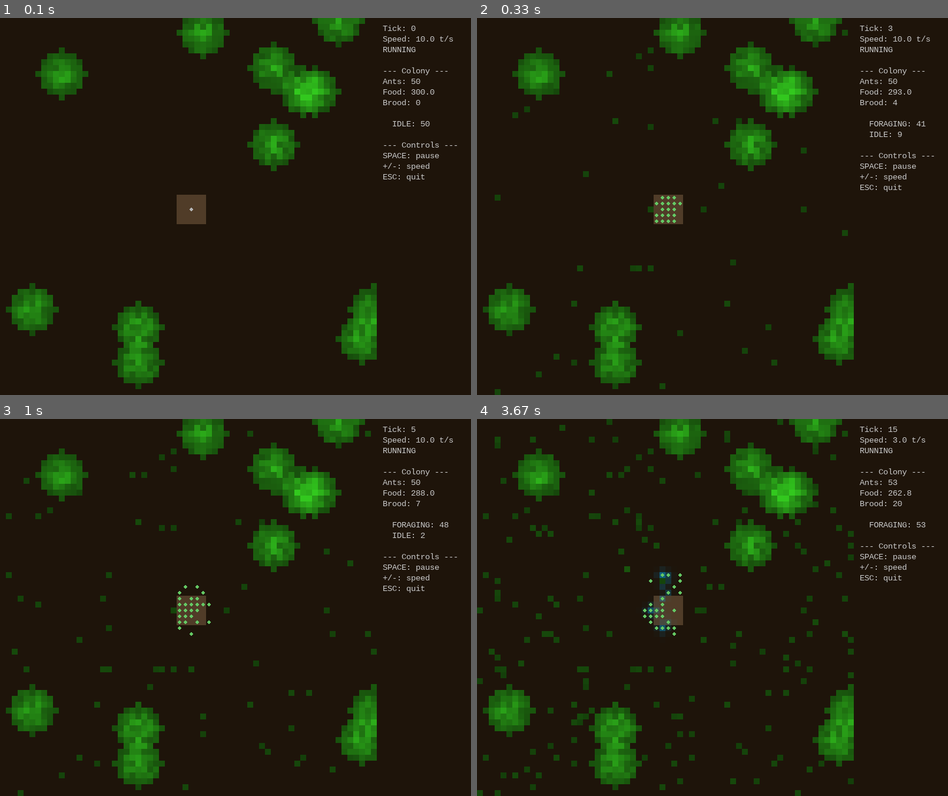
Above: before the commit, frames 1-4 (two rows, left to right).
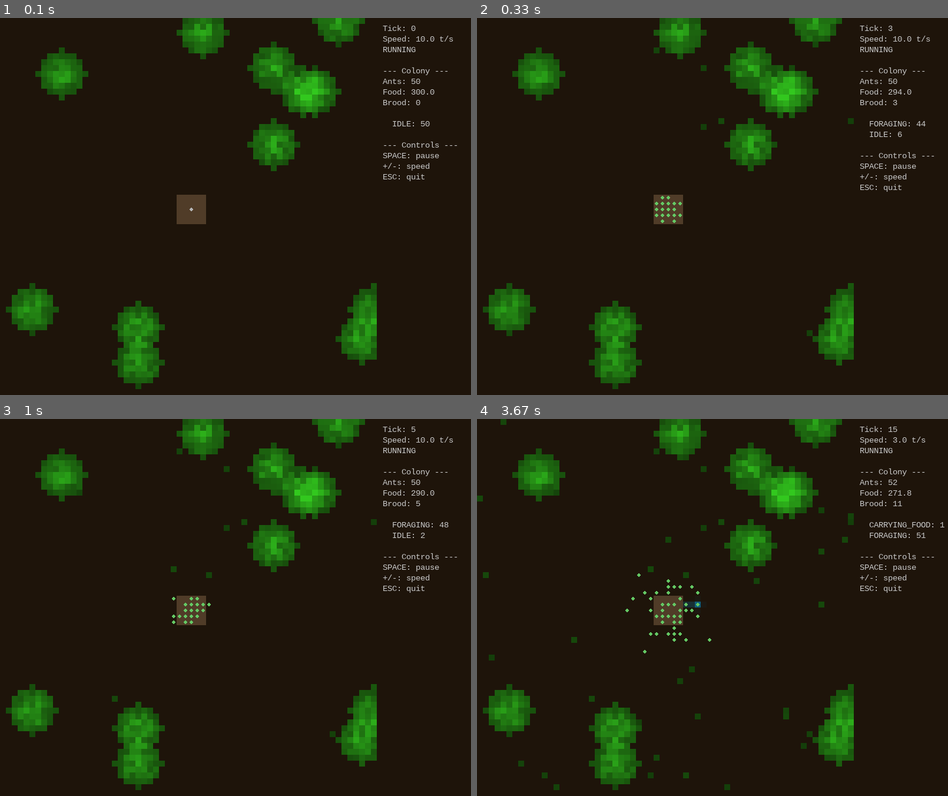
Above: after the commit, the same moments.

Repository: petrofang/anthemyr
Game: pygame game, started from anthemyr/__main__.py
Same seed, same stepped clock (60 frames per second), same inputs: the game is played once before the commit and once after it.
Inputs:
- Up to frame 1 (0.1 s): no input
- Up to frame 2 (0.33 s): no input
- Up to frame 3 (1 s): tap Space at 0.33, 0.73 s
- Up to frame 4 (3.67 s): tap Space at 1.03, 1.23, 1.57, 1.87, 2.07, 2.37, 2.63, 2.97, 3.27, 3.4 s; tap - at 2.15, 3.48 s

Frame 1 is identical in both runs. In frame 2, 0.9% of the frame differs, in the area x 3-96%, y 3-100%; in frame 3, 1.4%; in frame 4, 4.9%, in the area x 0-100%, y 0-100%.

Commit message:
feat: nature-inspired economy rebalancing
- Logarithmic egg-laying curve (ln(1+excess)) replaces linear scaling,
  cutting initial egg production ~40% and preventing brood explosions
- Brood cap: eggs cannot exceed current population size
- Adjacency-based food regrowth: food spreads from existing patches
  via neighbour density instead of uniform random drizzle
- Config: replaced food_regen_rate with base_regen_rate (spontaneous)
  and spread_regen_rate (adjacency-driven) fields
- Updated all tests (62 passing)

Diff:
--- a/anthemyr/colony/colony.py
+++ b/anthemyr/colony/colony.py
@@ -7,6 +7,7 @@
 
 from __future__ import annotations
 
+import math
 from dataclasses import dataclass, field
 from typing import TYPE_CHECKING
 
@@ -125,9 +126,12 @@
     ) -> None:
         """Queen lays eggs when per-capita food exceeds comfort level.
 
-        Egg-laying scales with how far above comfort the colony is,
-        creating a natural cap: as population grows, food-per-ant drops
-        and reproduction slows — a smooth density-dependent brake.
+        Egg-laying uses a logarithmic curve ``ln(1 + excess_ratio)`` so
+        that reproduction ramps quickly from zero but saturates as food
+        surplus grows — mirroring real colony reproductive response.
+
+        A brood cap prevents eggs from exceeding the current population,
+        stopping runaway brood explosions.
 
         Below comfort but above 50% comfort, a trickle of eggs (10%
         of normal rate) are still laid, preventing total reproductive
@@ -144,6 +148,10 @@
         n = len(self.ants)
         # Need at least 1 ant (the queen) and some food
         if n == 0 or self.food_stores < 1.0:
+            return
+
+        # Brood cap: don't allow more brood than current population
+        if self.brood_count >= n:
             return
 
         food_per_ant = self.food_stores / n
@@ -158,9 +166,9 @@
             )
             expected_eggs = egg_rate * 0.1 * stress_ratio
         else:
-            # Proportion above comfort: scales 0→∞ but we cap the egg output
+            # Log curve: ramps fast then saturates — nature-inspired
             excess_ratio = (food_per_ant - comfort_food_per_ant) / comfort_food_per_ant
-            expected_eggs = egg_rate * min(excess_ratio, 3.0)
+            expected_eggs = egg_rate * math.log(1.0 + excess_ratio)
 
         # Stochastic: fractional part becomes a probability
         whole = int(expected_eggs)
@@ -169,6 +177,8 @@
 
         # Cap eggs by available food (each egg costs 1 unit)
         eggs = min(eggs, int(self.food_stores))
+        # Also cap by brood headroom
+        eggs = min(eggs, n - self.brood_count)
         if eggs > 0:
             self.brood_count += eggs
             self.food_stores -= eggs
--- a/anthemyr/simulation/config.py
+++ b/anthemyr/simulation/config.py
@@ -29,7 +29,10 @@
         max_starvation_damage: Maximum HP lost per ant per tick when
             food-per-ant is zero.
         consumption_per_ant: Food consumed per ant per tick.
-        food_regen_rate: Probability per cell per tick of food regrowth.
+        base_regen_rate: Probability of spontaneous food regrowth per
+            empty cell per tick.
+        spread_regen_rate: Probability scaling for adjacency-driven food
+            spread from neighbouring cells.
         food_cap: Maximum food a cell can hold.
         egg_rate: Maximum eggs per tick at high food-per-ant.
         brood_mature_ticks: Ticks for brood to mature into an adult ant.
@@ -48,8 +51,9 @@
     max_starvation_damage: float = 0.04
     consumption_per_ant: float = 0.02
 
-    # Food regeneration
-    food_regen_rate: float = 0.003
+    # Food regeneration (adjacency-based spread)
+    base_regen_rate: float = 0.0005
+    spread_regen_rate: float = 0.02
     food_cap: float = 5.0
 
     # Brood development
@@ -94,9 +98,13 @@
                 "consumption_per_ant",
                 cls.consumption_per_ant,
             ),
-            food_regen_rate=data.get(
-                "food_regen_rate",
-                cls.food_regen_rate,
+            base_regen_rate=data.get(
+                "base_regen_rate",
+                cls.base_regen_rate,
+            ),
+            spread_regen_rate=data.get(
+                "spread_regen_rate",
+                cls.spread_regen_rate,
             ),
             food_cap=data.get("food_cap", cls.food_cap),
             egg_rate=data.get("egg_rate", cls.egg_rate),
--- a/anthemyr/simulation/engine.py
+++ b/anthemyr/simulation/engine.py
@@ -91,7 +91,8 @@
         # 1b. Regenerate food on the world grid
         self.world.regenerate_food(
             self.rng,
-            regen_rate=self.config.food_regen_rate,
+            base_rate=self.config.base_regen_rate,
+            spread_rate=self.config.spread_regen_rate,
             food_cap=self.config.food_cap,
         )
 
--- a/anthemyr/world/world.py
+++ b/anthemyr/world/world.py
@@ -135,24 +135,51 @@
         self,
         rng: Generator,
         *,
-        regen_rate: float = 0.002,
+        base_rate: float = 0.0005,
+        spread_rate: float = 0.02,
         food_cap: float = 5.0,
     ) -> None:
-        """Slowly regrow food on non-nest cells each tick.
+        """Regrow food using adjacency-based spread from existing patches.
 
-        Each non-nest cell has a small probability of gaining a bit
-        of food, capped at ``food_cap``.
+        Growth probability for each cell depends on the food density of
+        its neighbours, modelling natural plant propagation: seeds spread
+        from existing plants, creating coherent patches that grow outward
+        rather than random drizzle across the whole map.
+
+        A small ``base_rate`` allows rare spontaneous growth (wind-blown
+        seeds, new species), while ``spread_rate`` drives the main
+        expansion from established food sources.
 
         Args:
             rng: Seeded random generator.
-            regen_rate: Probability per cell per tick of food growth.
+            base_rate: Tiny probability of spontaneous food appearance.
+            spread_rate: Growth probability multiplier from neighbour food.
             food_cap: Maximum food a cell can hold.
         """
-        for row in self.cells:
-            for cell in row:
-                if cell.is_nest:
+        # Snapshot current food to avoid order-dependent bias
+        food_snap = [[cell.food for cell in row] for row in self.cells]
+
+        for y, row in enumerate(self.cells):
+            for x, cell in enumerate(row):
+                if cell.is_nest or cell.food >= food_cap:
                     continue
-                if cell.food < food_cap and rng.random() < regen_rate:
+
+                # Sum food in 8-connected neighbours from snapshot
+                neighbour_food = 0.0
+                count = 0
+                for dy in (-1, 0, 1):
+                    for dx in (-1, 0, 1):
+                        if dx == 0 and dy == 0:
+                            continue
+                        nx, ny = x + dx, y + dy
+                        if 0 <= nx < self.width and 0 <= ny < self.height:
+                            neighbour_food += food_snap[ny][nx]
+                            count += 1
+
+                avg_neighbour = neighbour_food / max(count, 1)
+                growth_prob = base_rate + spread_rate * (avg_neighbour / food_cap)
+
+                if rng.random() < growth_prob:
                     cell.food = min(
                         food_cap,
                         cell.food + float(rng.uniform(0.1, 0.5)),
--- a/config/default.yaml
+++ b/config/default.yaml
@@ -18,7 +18,8 @@
 consumption_per_ant: 0.02      # food consumed per ant per tick
 
 # Food regeneration
-food_regen_rate: 0.003     # probability per non-nest cell per tick
+base_regen_rate: 0.0005    # tiny chance of spontaneous food (wind-blown seeds)
+spread_regen_rate: 0.02    # growth probability from neighbour food density
 food_cap: 5.0              # max food a cell can hold
 
 # Brood development
--- a/tests/test_lifecycle.py
+++ b/tests/test_lifecycle.py
@@ -146,7 +146,8 @@
             max_age=99999,
             comfort_food_per_ant=2.0,
             max_starvation_damage=0.5,
-            food_regen_rate=0.0,
+            base_regen_rate=0.0,
+            spread_regen_rate=0.0,
         )
         engine = SimulationEngine(config=cfg)
         colony = Colony(
@@ -164,21 +165,51 @@
 class TestFoodRegeneration:
     """Tests for world food regeneration."""
 
-    def test_food_regrows(self, rng: Generator) -> None:
-        """Cells gain food over time when regen_rate > 0."""
+    def test_food_spreads_from_existing(self, rng: Generator) -> None:
+        """Food grows outward from cells that already have food."""
         world = World(width=8, height=8)
+        # Seed one cell with food — neighbours should grow
+        world.cell_at(4, 4).food = 5.0
         total_before = sum(c.food for row in world.cells for c in row)
-        # High rate to guarantee growth
         for _ in range(100):
-            world.regenerate_food(rng, regen_rate=1.0, food_cap=5.0)
+            world.regenerate_food(
+                rng,
+                base_rate=0.0,
+                spread_rate=1.0,
+                food_cap=5.0,
+            )
         total_after = sum(c.food for row in world.cells for c in row)
         assert total_after > total_before
+        # Neighbour of seed should have food
+        assert world.cell_at(3, 4).food > 0 or world.cell_at(5, 4).food > 0
+
+    def test_no_spread_without_neighbours(self, rng: Generator) -> None:
+        """Empty cells don't grow food without nearby food sources."""
+        world = World(width=4, height=4)
+        for _ in range(100):
+            world.regenerate_food(
+                rng,
+                base_rate=0.0,
+                spread_rate=0.5,
+                food_cap=5.0,
+            )
+        total = sum(c.food for row in world.cells for c in row)
+        assert total == 0.0
 
     def test_food_respects_cap(self, rng: Generator) -> None:
         """Food never exceeds the configured cap."""
         world = World(width=4, height=4)
+        # Seed all cells so spread is active
+        for row in world.cells:
+            for cell in row:
+                cell.food = 3.0
         for _ in range(1000):
-            world.regenerate_food(rng, regen_rate=1.0, food_cap=3.0)
+            world.regenerate_food(
+                rng,
+                base_rate=0.0,
+                spread_rate=1.0,
+                food_cap=3.0,
+            )
         for row in world.cells:
             for cell in row:
                 assert cell.food <= 3.0
@@ -186,19 +217,32 @@
     def test_nest_cells_dont_regen(self, rng: Generator) -> None:
         """Nest cells should not accumulate food."""
         world = World(width=4, height=4)
+        # Seed neighbours with food
+        world.cell_at(1, 2).food = 5.0
+        world.cell_at(3, 2).food = 5.0
         world.mark_nest(2, 2, radius=1)
         for _ in range(100):
-            world.regenerate_food(rng, regen_rate=1.0, food_cap=5.0)
+            world.regenerate_food(
+                rng,
+                base_rate=1.0,
+                spread_rate=1.0,
+                food_cap=5.0,
+            )
         nest_cell = world.cell_at(2, 2)
         assert nest_cell.food == 0.0
 
-    def test_zero_regen_rate(self, rng: Generator) -> None:
-        """No food grows when regen_rate is 0."""
-        world = World(width=4, height=4)
-        for _ in range(100):
-            world.regenerate_food(rng, regen_rate=0.0, food_cap=5.0)
+    def test_spontaneous_growth(self, rng: Generator) -> None:
+        """Base rate allows rare spontaneous food on empty cells."""
+        world = World(width=8, height=8)
+        for _ in range(500):
+            world.regenerate_food(
+                rng,
+                base_rate=1.0,
+                spread_rate=0.0,
+                food_cap=5.0,
+            )
         total = sum(c.food for row in world.cells for c in row)
-        assert total == 0.0
+        assert total > 0
 
 
 class TestBroodDevelopment:
@@ -293,7 +337,8 @@
             max_age=99999,
             comfort_food_per_ant=2.0,
             max_starvation_damage=0.05,
-            food_regen_rate=0.05,
+            base_regen_rate=0.05,
+            spread_regen_rate=0.1,
             food_cap=5.0,
             egg_rate=0.5,
             brood_mature_ticks=20,
@@ -327,7 +372,8 @@
             max_age=100,
             comfort_food_per_ant=2.0,
             max_starvation_damage=0.05,
-            food_regen_rate=0.01,
+            base_regen_rate=0.01,
+            spread_regen_rate=0.05,
             food_cap=5.0,
             egg_rate=0.5,
             brood_mature_ticks=30,
